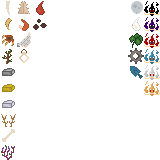
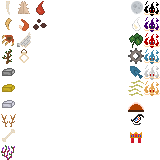
Layer changes from the first 160px x 160px image to the second:
painted on "Background" over [128, 80, 144, 143]
